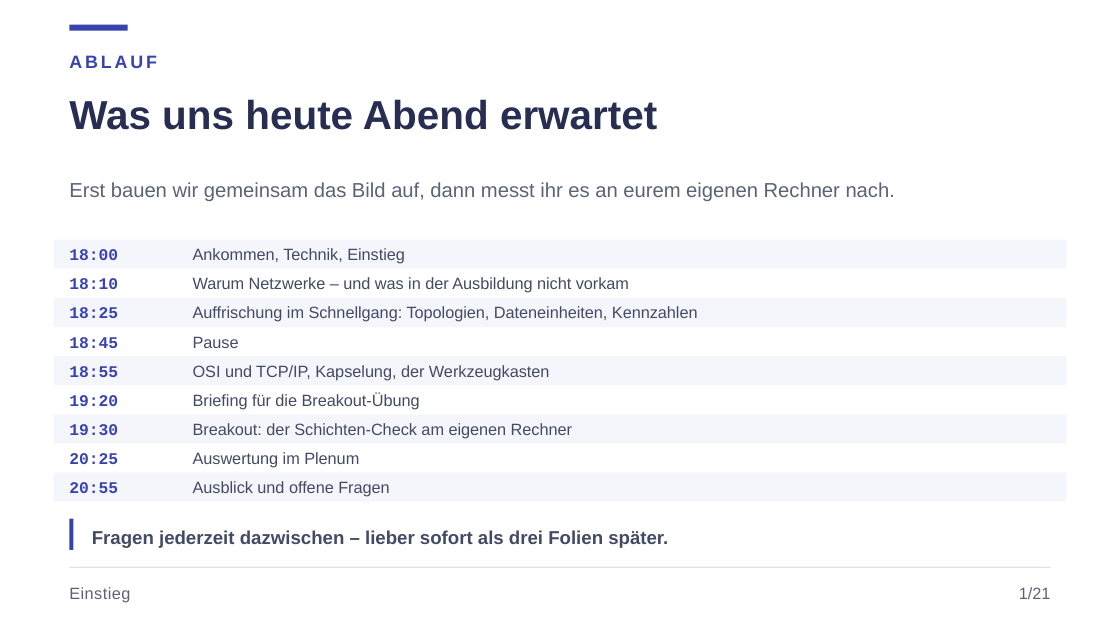
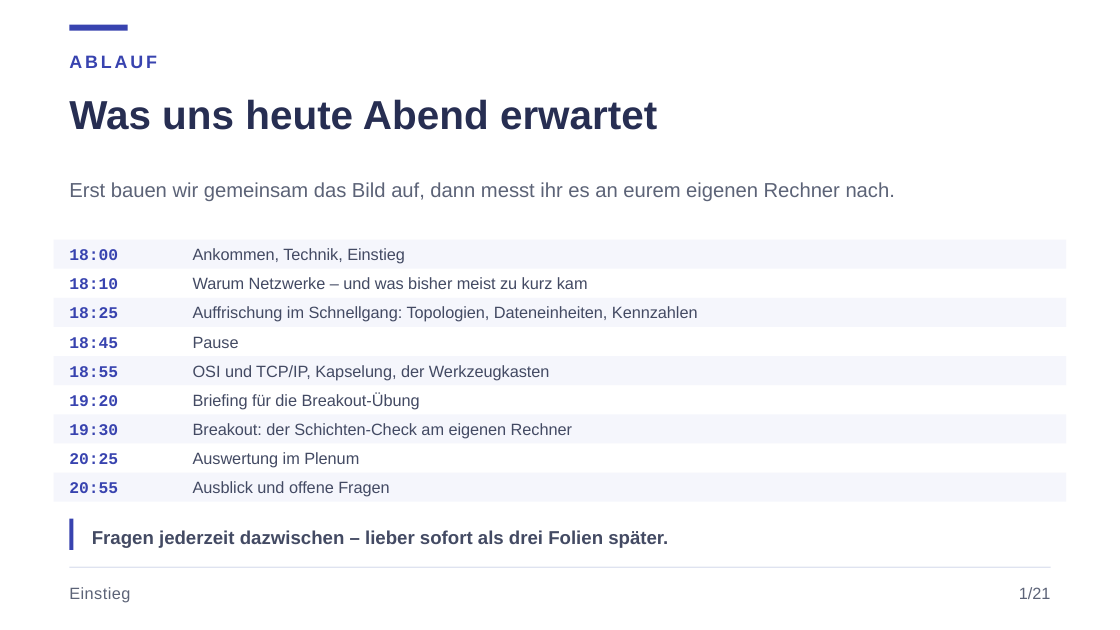
Before and after one commit to JacobMenge/kurs-unterlagen, a slide deck: slide 2 of folien/dist/01-netzwerke-grundlagen.pptx. Drawn at 1120x630 pixels with LibreOffice and Linux fonts; fonts in the diff are those of the drawing. Boxes give left, top, right and bottom in pixels: in the first picture for what was removed or moved away, otherwise in the second. Text is boxed around its words. In the diff, an @@ line names an element or a change of style, - is before the commit and + after.

Commit message:
folien: kartenlayout robuster (titelumbruch, icon-freiraum), schaubilder nachjustiert, aussagen zur ausbildung praezisiert

```diff
--- a/folien/dist/01-netzwerke-grundlagen.pptx
+++ b/folien/dist/01-netzwerke-grundlagen.pptx
@@ text at bbox=[193, 277, 588, 289]: text changed @@
-Warum Netzwerke – und was in der Ausbildung nicht vorkam
+Warum Netzwerke – und was bisher meist zu kurz kam
```
Also in this commit, not shown: 8 other slides changed, 8 other files.
